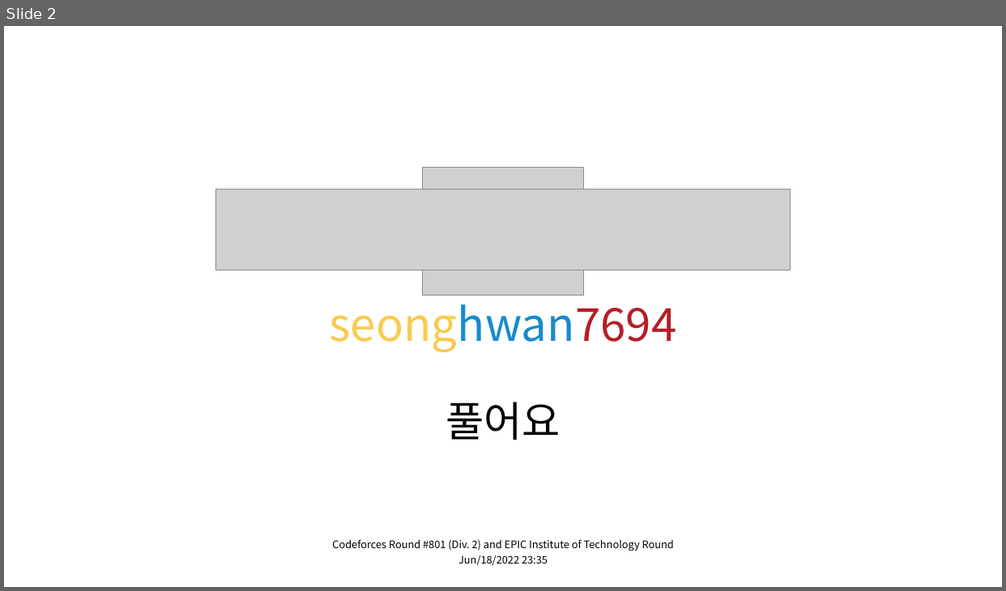
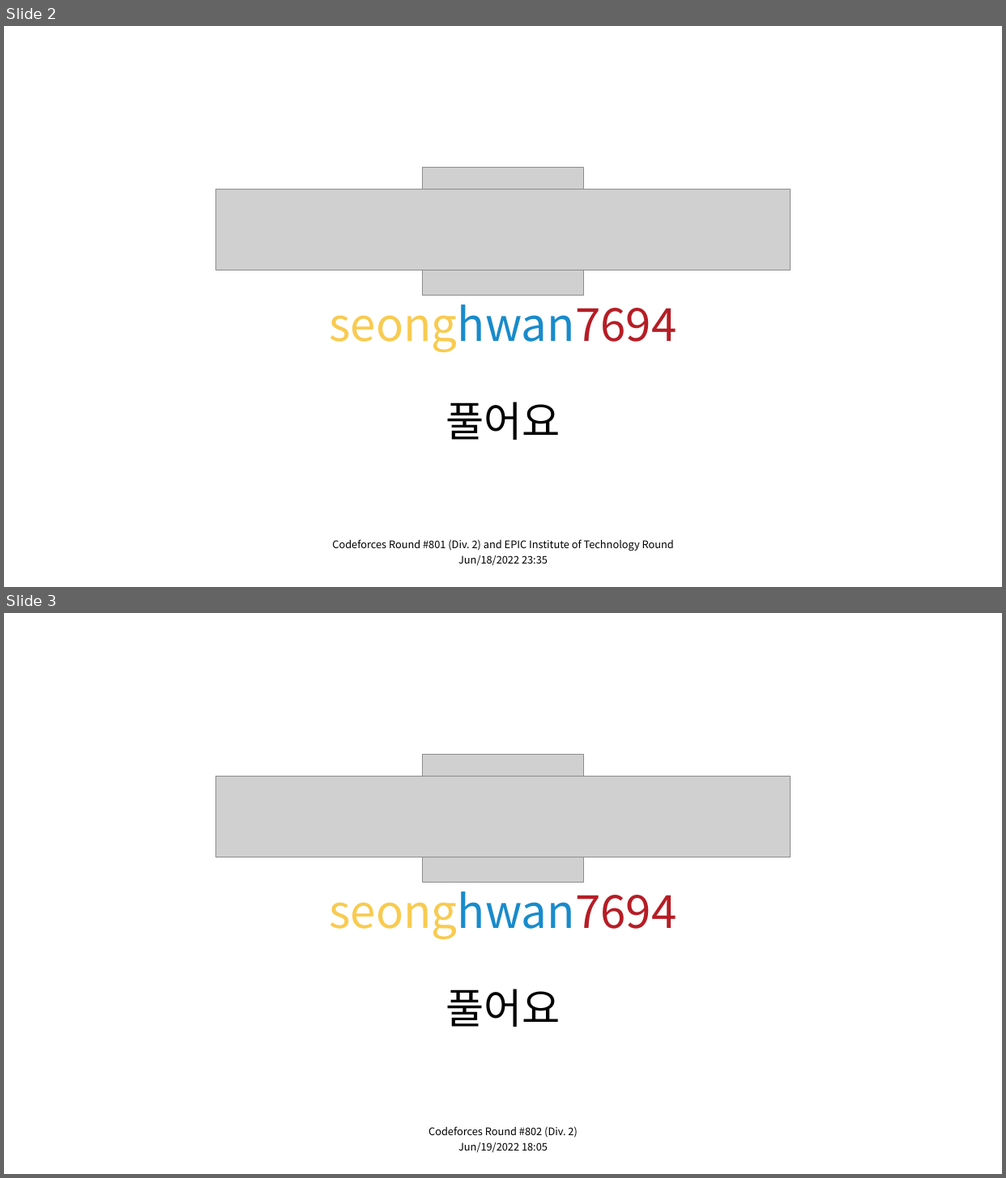
Before and after one commit to seonghwan7694/CODEFORCES_solved, a slide deck: settings/thumbnail_template.pptx. Shown one above the other, each under a label of ours: slide 2 before the commit, slides 2 and 3 after it. The pictures are 1006x591 and 1006x1178 pixels, drawn with LibreOffice and Linux fonts; fonts in the diff are those of the drawing; grey boxes stand for pictures. Boxes give left, top, right and bottom in pixels: in the first picture for what was removed or moved away, otherwise in the second. Text is boxed around its words. In the diff, an @@ line names an element or a change of style, - is before the commit and + after.

```diff
--- a/settings/thumbnail_template.pptx
+++ b/settings/thumbnail_template.pptx
@@ slide 3 added at <box>4,613,1002,1174</box>, background #FFFFFF @@
@@ picture added at <box>423,755,583,882</box> @@
@@ picture added at <box>216,776,791,857</box> @@
@@ text added at <box>329,882,676,939</box>, 44 pt, text #F8CB50 @@
+seonghwan7694
@@ text added at <box>445,989,560,1027</box>, 40 pt, text #000000 @@
+풀어요
@@ text added at <box>428,1127,577,1138</box>, 10 pt, text #000000 @@
+Codeforces Round #802 (Div. 2)
@@ text added at <box>458,1143,548,1153</box>, 10 pt, text #000000 @@
+Jun/19/2022 18:05
```
Also in this commit, not shown: 4 other files.
